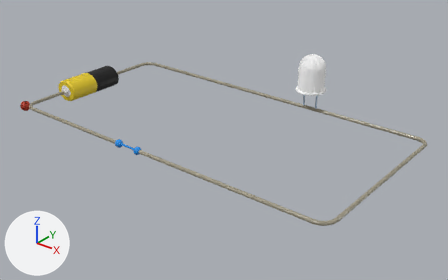
What one commit did to the glTF model public/circuit.glb.
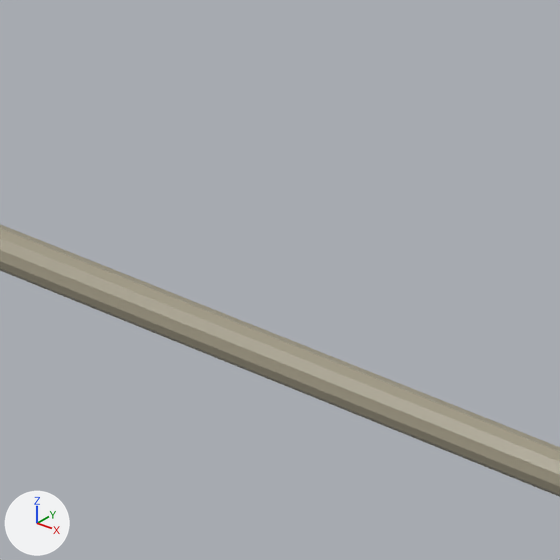
The first picture shows the older version from a 50 mm lens placed at (5.95, -3.76, 2.78), pointed at (2.16, 0.97, -0.15). The close-ups show both versions on the part from 54% to 67% of the width and 60% to 81% of the height of that picture; other places that the commit changed are outside them. The axes (+X, +Y, +Z) are drawn at lower left. The lights are the same throughout. Where no turn or scale is listed for an object, it has been applied to the vertices.
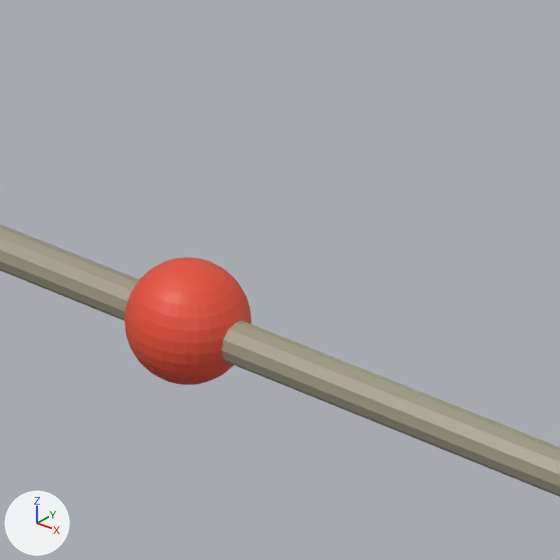
Location of each change, [x1, y1, x2, y2] in pixels of the close-ups (560 x 560 px):
'Sphere.001', moved (not visible before): after [124, 257, 252, 385]

The change in detail:
Object 'Sphere.001' (ob_sphere_001) moves from (0.0, 0.0, 0.0) to (3.354, 0.002, 0.0).
